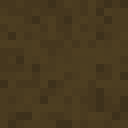
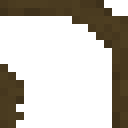
Revision of a layered (128, 128) image; what changed, layer by layer:
showed "Layer 16" over 0, 0, 128, 128
hid "Dirt" over 0, 0, 128, 128
